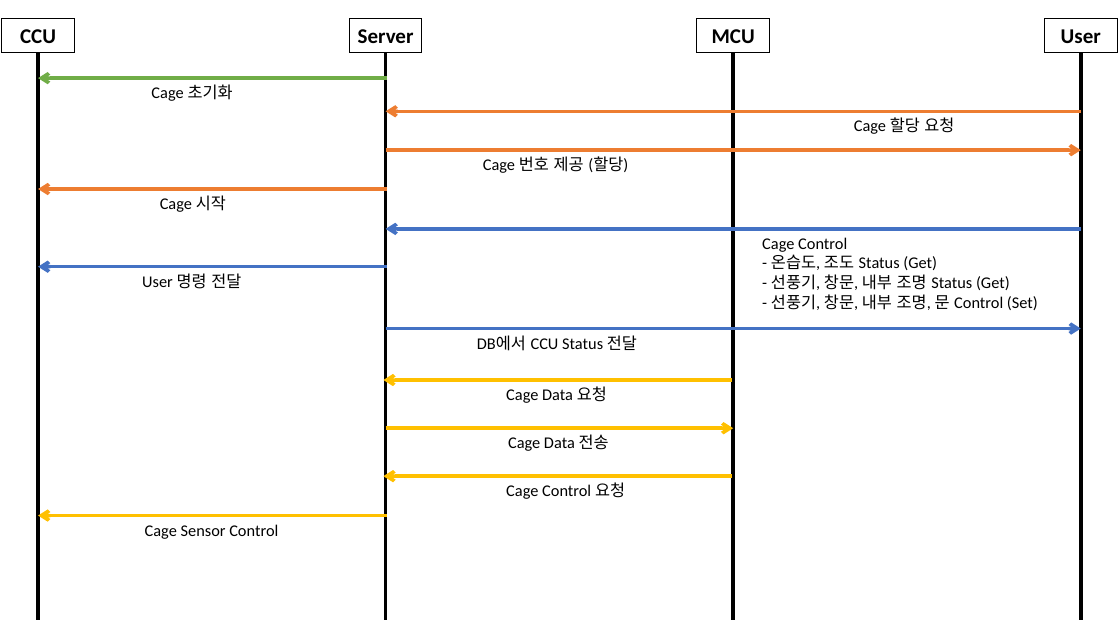
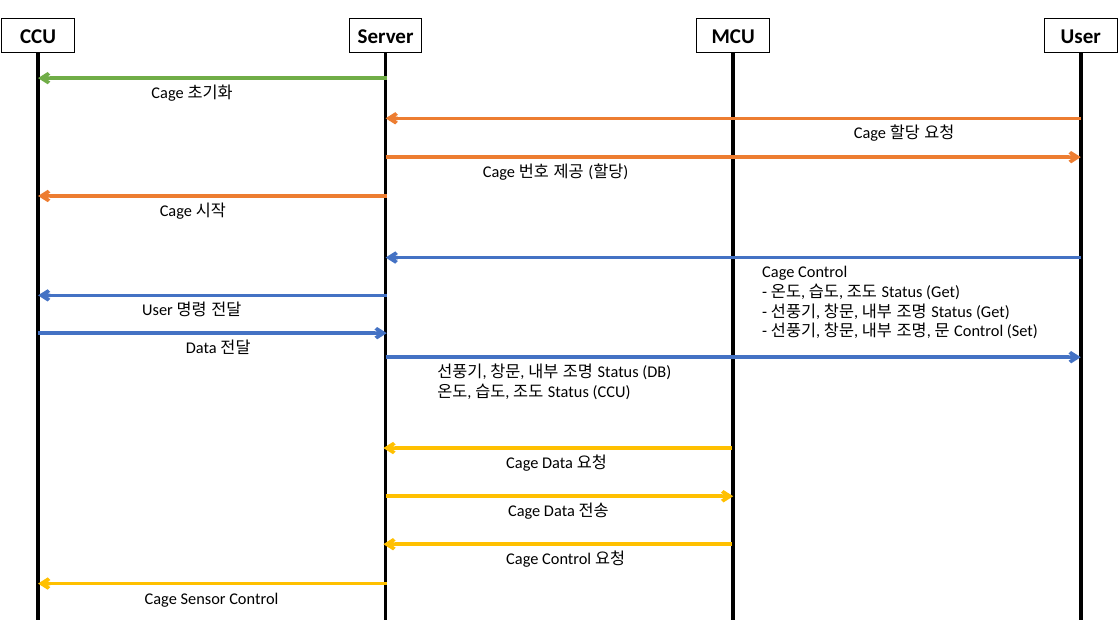
Before and after one commit to ghkdwjdxo99/Smart_Cage, a slide deck: slide 1 of 흐름도/흐름도 v1.0.0.pptx. Drawn at 1120x630 pixels with LibreOffice and Linux fonts; fonts in the diff are those of the drawing. Boxes give left, top, right and bottom in pixels: in the first picture for what was removed or moved away, otherwise in the second. Text is boxed around its words. In the diff, an @@ line names an element or a change of style, - is before the commit and + after.

```diff
--- a/흐름도/흐름도 v1.0.0.pptx
+++ b/흐름도/흐름도 v1.0.0.pptx
@@ 3 texts, 3 arrows: place and size @@
-3 texts, 3 arrows at (38,111,1081,212)
+3 texts, 3 arrows at (38,118,1081,219)
@@ text at (771,283,960,299): text changed @@
-- 온습도, 조도 Status (Get)
+- 온도, 습도, 조도 Status (Get)
@@ arrow added from (38, 334) to (386, 334), #4472C4 3 pt @@
@@ text added at (186,339,250,354), 14 pt, text #000000 @@
+Data 전달
@@ 3 arrows, 2 texts: place and size @@
-3 arrows, 2 texts at (38,229,1081,329)
+3 arrows, 2 texts at (38,258,1081,357)
@@ text at (437,363,671,399): text changed @@
-DB에서 CCU Status 전달
+선풍기, 창문, 내부 조명 Status (DB)
+온도, 습도, 조도 Status (CCU)
@@ 4 texts, 4 arrows: place and size @@
-4 texts, 4 arrows at (38,380,734,539)
+4 texts, 4 arrows at (38,448,734,607)
```
